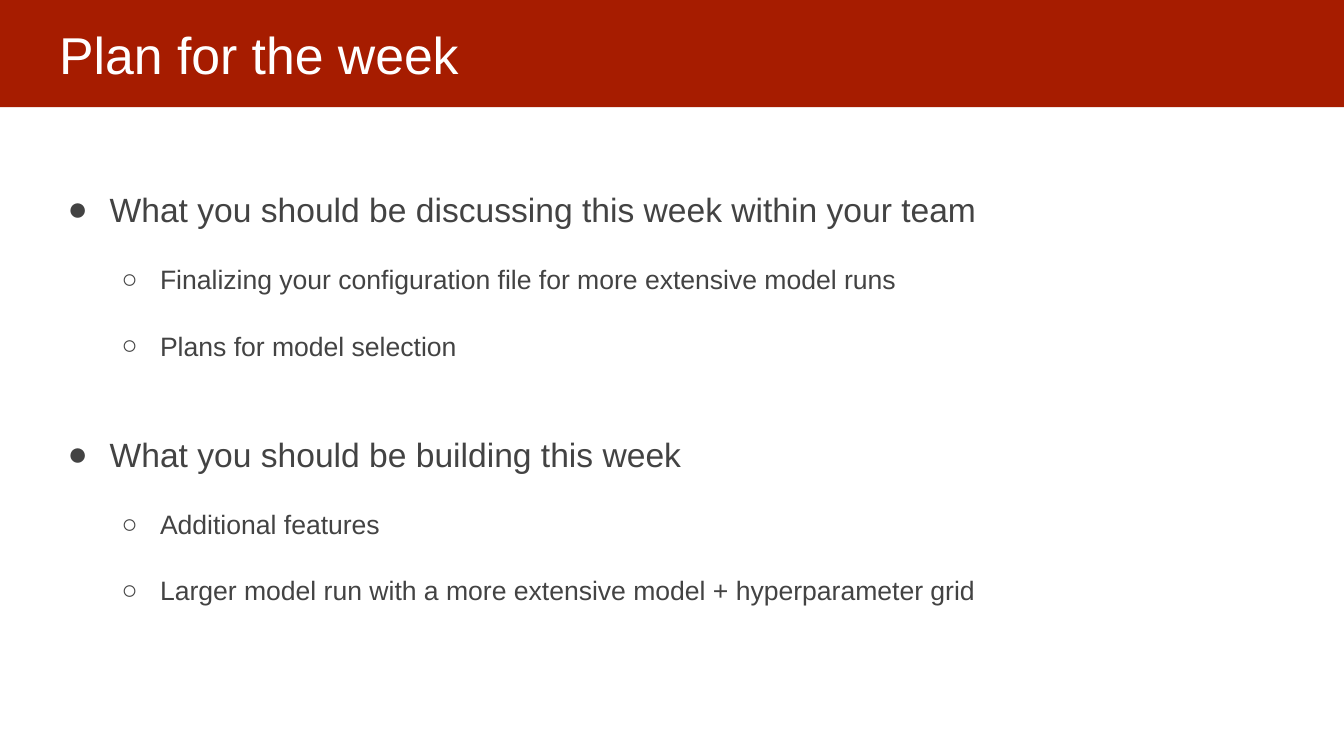
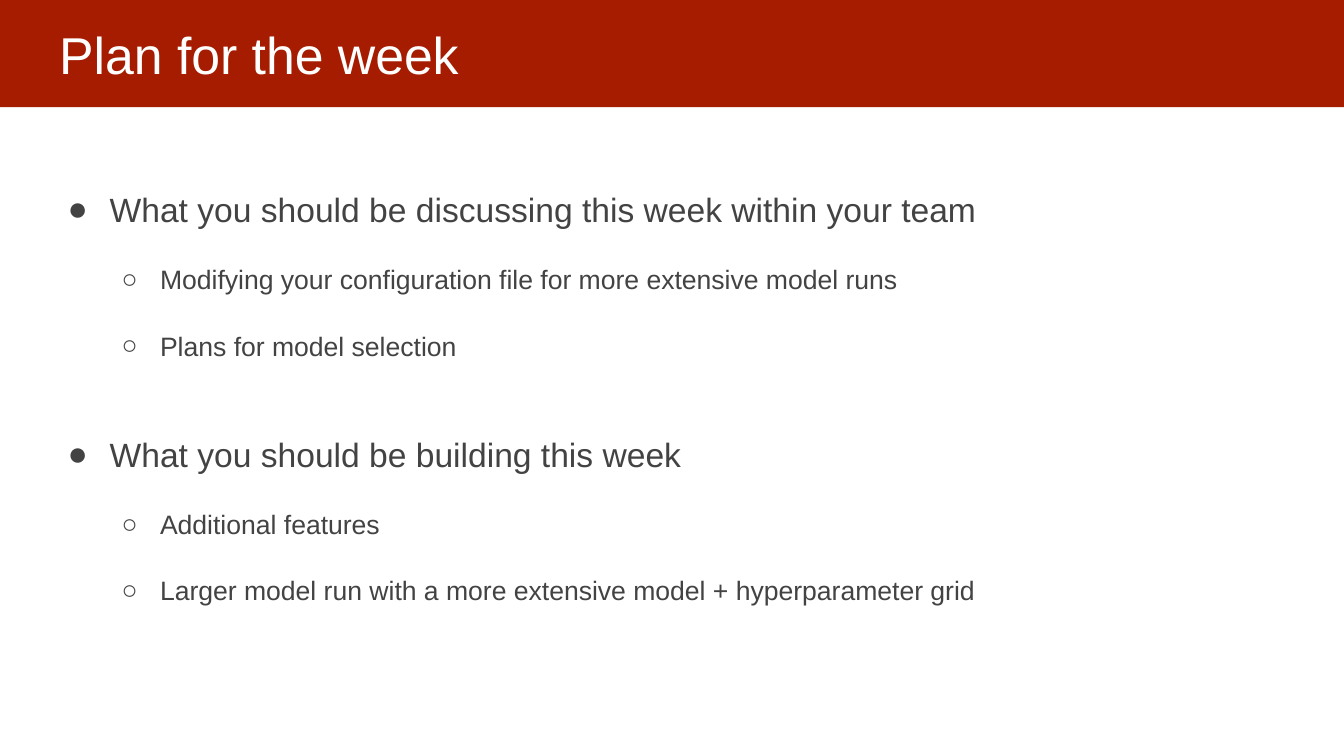
Before and after one commit to dssg/mlforpublicpolicylab, a slide deck: slide 3 of Lectures/15-ml-in-practice-and-model-selection-part-3.pptx. Drawn at 1344x756 pixels with LibreOffice and Linux fonts; fonts in the diff are those of the drawing. Boxes give left, top, right and bottom in pixels: in the first picture for what was removed or moved away, otherwise in the second. Text is boxed around its words. In the diff, an @@ line names an element or a change of style, - is before the commit and + after.

```diff
--- a/Lectures/15-ml-in-practice-and-model-selection-part-3.pptx
+++ b/Lectures/15-ml-in-practice-and-model-selection-part-3.pptx
@@ text at (x1=160, y1=269, x2=898, y2=295): text changed @@
-  ○ Finalizing your configuration file for more extensive model runs
+  ○ Modifying your configuration file for more extensive model runs
```
Also in this commit, not shown: 3 other slides changed, 1 slide removed, 2 other files.
